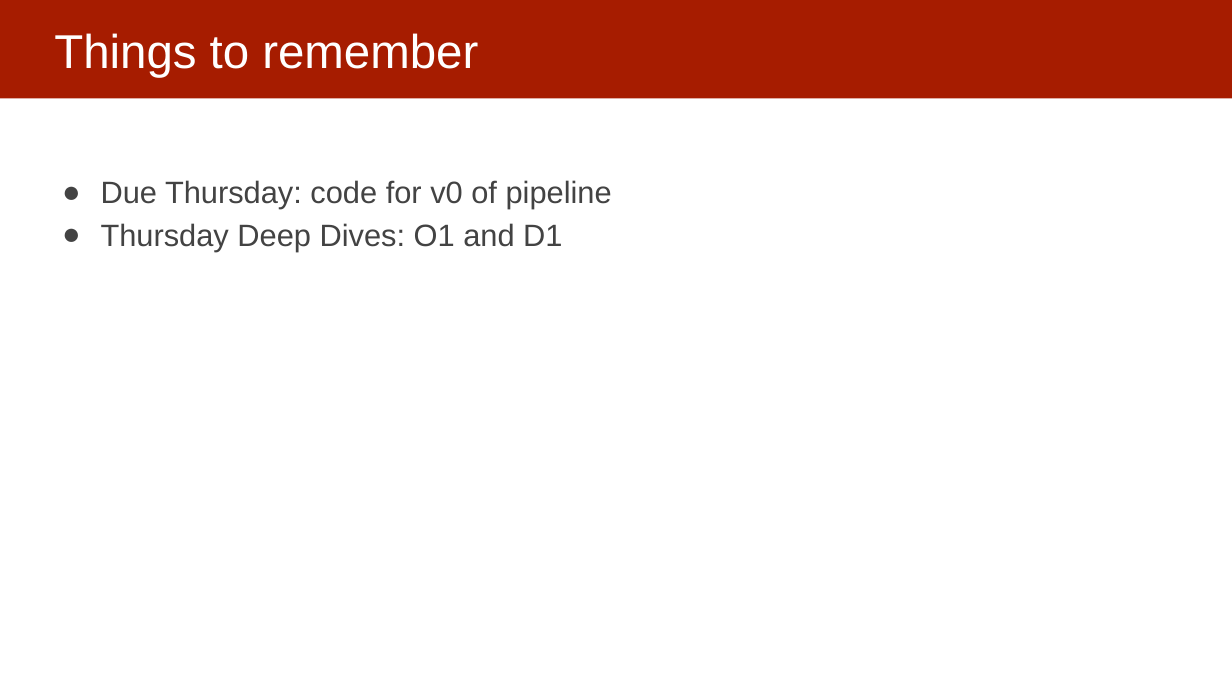
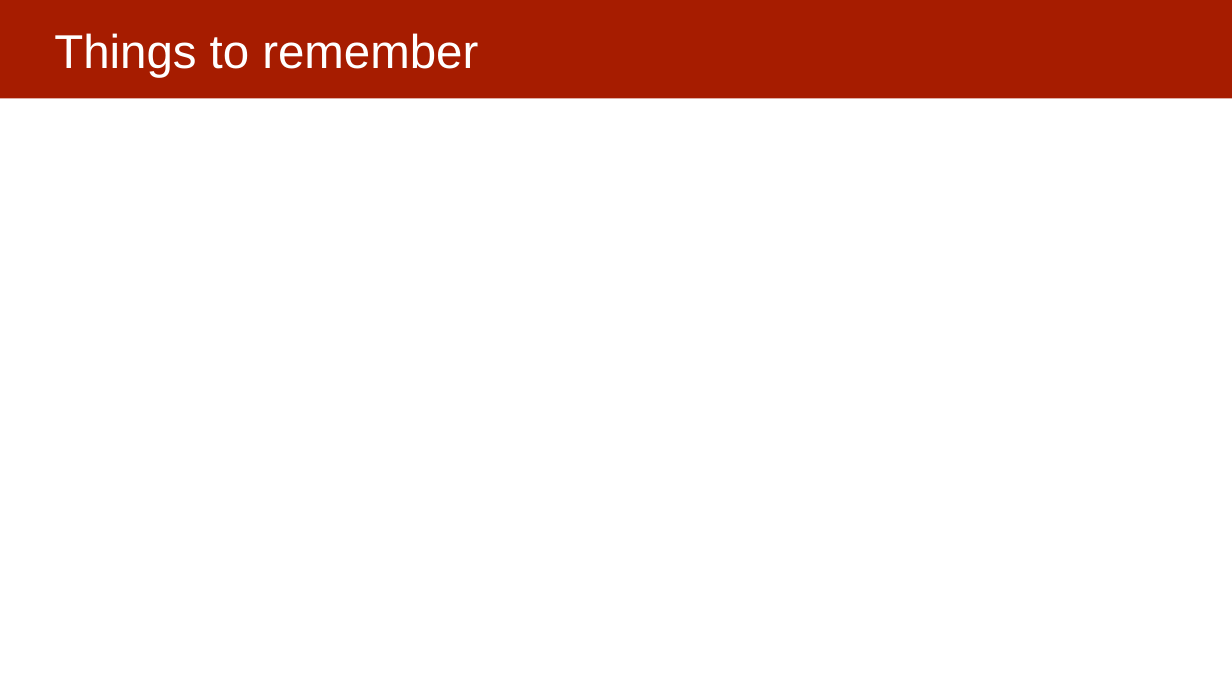
Before and after one commit to dssg/mlforpublicpolicylab, a slide deck: slide 22 of 06 - Performance and Evaluation Pt 1/Model Selection and Validation - Part I.pptx (slide 14 before the commit). Drawn at 1232x693 pixels with LibreOffice and Linux fonts; fonts in the diff are those of the drawing. Boxes give left, top, right and bottom in pixels: in the first picture for what was removed or moved away, otherwise in the second. Text is boxed around its words. In the diff, an @@ line names an element or a change of style, - is before the commit and + after.

```diff
--- a/06 - Performance and Evaluation Pt 1/Model Selection and Validation - Part I.pptx
+++ b/06 - Performance and Evaluation Pt 1/Model Selection and Validation - Part I.pptx
@@ text removed at [101,180,612,252] @@
-● Due Thursday: code for v0 of pipeline
-● Thursday Deep Dives: O1 and D1
```
Also in this commit, not shown: 2 other slides changed, 9 slides added, 1 slide removed.
